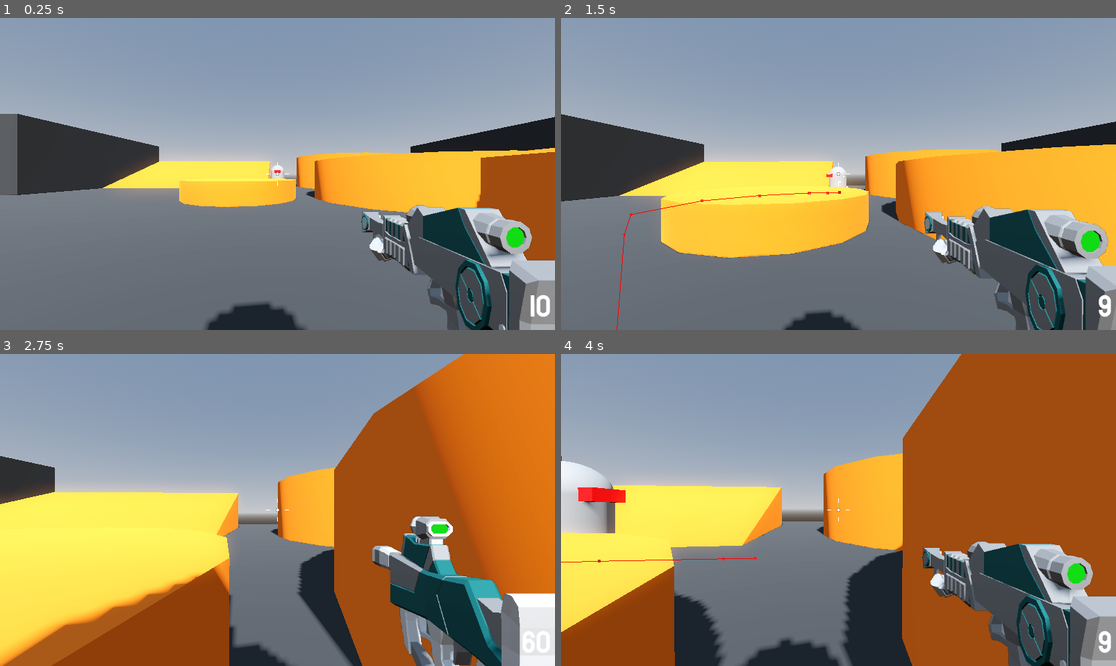
Above: before the commit, frames 1-4 (two rows, left to right).
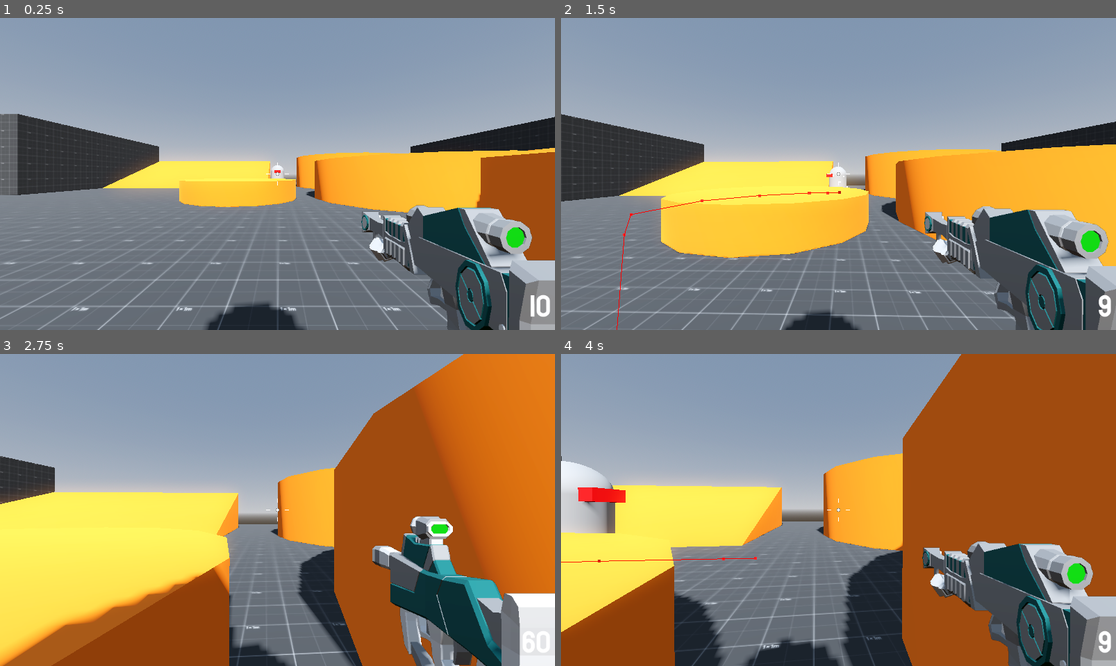
Above: after the commit, the same moments.

Repository: niamh-d/godot-3d-fps
Game: Godot game, scene res://Levels/sandbox.tscn
Same seed, same stepped clock (60 frames per second), same inputs: the game is played once before the commit and once after it.
Inputs (mouse positions are in pixels of both pictures, inside the frame that each line leads up to):
- Up to frame 1 (0.25 s): no input
- Up to frame 2 (1.5 s): tap Enter at 0.5 s; move the mouse to (866, 174) at 0.52 s; hold Right mouse button (aim) 0.53-1.28 s; hold W (move_forward) from 0.53 s (still down); tap Space (jump) at 0.77 s; move the mouse to (810, 174) at 1.27 s; click (810, 174) at 1.35 s
- Up to frame 3 (2.75 s): keep holding W (move_forward); tap Space (jump) at 1.52 s; move the mouse to (288, 503) at 2.02 s; hold Mouse wheel up (next_weapon) from 2.03 s (still down)
- Up to frame 4 (4 s): keep holding W (move_forward); move the mouse to (832, 516) at 2.77 s; release Mouse wheel up (next_weapon) at 2.78 s; tap Mouse wheel down (previous_weapon) at 2.85 s; tap Space (jump) at 3.02, 3.77 s; move the mouse to (877, 513) at 3.52 s; hold 1 (weapon_1) from 3.53 s (still down)

The runs differ from the first frame. In frame 1, 2.0% of the frame differs, in the area x 0-97%, y 30-100%; in frame 2, 1.6%; in frame 3, 0.4%; in frame 4, 0.7%.

Commit message:
starting main level

Diff:
--- /dev/null
+++ b/Levels/main_level.tscn
@@ -0,0 +1,62 @@
+[gd_scene load_steps=5 format=3 uid="uid://cogmqxlhbpu3p"]
+
+[ext_resource type="Material" uid="uid://crnjq6y0ewktc" path="res://Materials/GrayMaterial.tres" id="1_ggvmf"]
+
+[sub_resource type="ProceduralSkyMaterial" id="ProceduralSkyMaterial_5madp"]
+sky_horizon_color = Color(0.64625, 0.65575, 0.67075, 1)
+ground_horizon_color = Color(0.64625, 0.65575, 0.67075, 1)
+
+[sub_resource type="Sky" id="Sky_jkl3q"]
+sky_material = SubResource("ProceduralSkyMaterial_5madp")
+
+[sub_resource type="Environment" id="Environment_141po"]
+background_mode = 2
+sky = SubResource("Sky_jkl3q")
+tonemap_mode = 2
+glow_enabled = true
+
+[node name="MainLevel" type="Node3D"]
+
+[node name="WorldEnvironment" type="WorldEnvironment" parent="."]
+environment = SubResource("Environment_141po")
+
+[node name="DirectionalLight3D" type="DirectionalLight3D" parent="."]
+transform = Transform3D(-0.866023, -0.433016, 0.250001, 0, 0.499998, 0.866027, -0.500003, 0.749999, -0.43301, 0, 0, 0)
+
+[node name="Room" type="CSGBox3D" parent="."]
+transform = Transform3D(1, 0, 0, 0, 1, 0, 0, 0, 1, 0, 2, 0)
+material_override = ExtResource("1_ggvmf")
+flip_faces = true
+size = Vector3(8, 4, 8)
+
+[node name="CSGCombiner3D" type="CSGCombiner3D" parent="Room"]
+
+[node name="Corridor" type="CSGBox3D" parent="Room/CSGCombiner3D"]
+transform = Transform3D(1, 0, 0, 0, 1, 0, 0, 0, 1, 0, -1, -6)
+flip_faces = true
+size = Vector3(2, 2, 4)
+
+[node name="Corridor2" type="CSGBox3D" parent="Room/CSGCombiner3D"]
+transform = Transform3D(-4.37114e-08, 0, -1, 0, 1, 0, 1, 0, -4.37114e-08, 6, -1, -12)
+flip_faces = true
+size = Vector3(2, 2, 4)
+
+[node name="Corridor3" type="CSGBox3D" parent="Room/CSGCombiner3D"]
+transform = Transform3D(-4.37114e-08, 0, -1, 0, 1, 0, 1, 0, -4.37114e-08, -6, -1, -12)
+flip_faces = true
+size = Vector3(2, 2, 4)
+
+[node name="Room2" type="CSGBox3D" parent="Room/CSGCombiner3D"]
+transform = Transform3D(1, 0, 0, 0, 1, 0, 0, 0, 1, 0, 0, -12)
+flip_faces = true
+size = Vector3(8, 4, 8)
+
+[node name="Room4" type="CSGBox3D" parent="Room/CSGCombiner3D"]
+transform = Transform3D(1, 0, 0, 0, 1, 0, 0, 0, 1, -12, 0, -12)
+flip_faces = true
+size = Vector3(8, 4, 8)
+
+[node name="Room3" type="CSGBox3D" parent="Room/CSGCombiner3D"]
+transform = Transform3D(1, 0, 0, 0, 1, 0, 0, 0, 1, 12, 0, -12)
+flip_faces = true
+size = Vector3(8, 4, 8)
--- a/Materials/GrayMaterial.tres
+++ b/Materials/GrayMaterial.tres
@@ -1,4 +1,8 @@
-[gd_resource type="StandardMaterial3D" format=3 uid="uid://crnjq6y0ewktc"]
+[gd_resource type="StandardMaterial3D" load_steps=2 format=3 uid="uid://crnjq6y0ewktc"]
+
+[ext_resource type="Texture2D" uid="uid://dfgic03jopsjx" path="res://Assets/prototype-texture-with-size.png" id="1_l5aj8"]
 
 [resource]
-albedo_color = Color(0.196078, 0.196078, 0.196078, 1)
+albedo_texture = ExtResource("1_l5aj8")
+uv1_triplanar = true
+uv1_world_triplanar = true
--- a/Pickups/FresnelAura.tres
+++ b/Pickups/FresnelAura.tres
@@ -27,7 +27,6 @@
 
 }
 "
-graph_offset = Vector2(-261.067, -173.54)
 nodes/fragment/0/position = Vector2(920, -100)
 nodes/fragment/2/node = SubResource("VisualShaderNodeFresnel_r2nrd")
 nodes/fragment/2/position = Vector2(120, 40)
Binary file added: Assets/prototype-texture-with-size.png
Not shown, added: Assets/prototype-texture-with-size.png.import
Binary file added: Assets/prototype-texture.png
Not shown, added: Assets/prototype-texture.png.import
